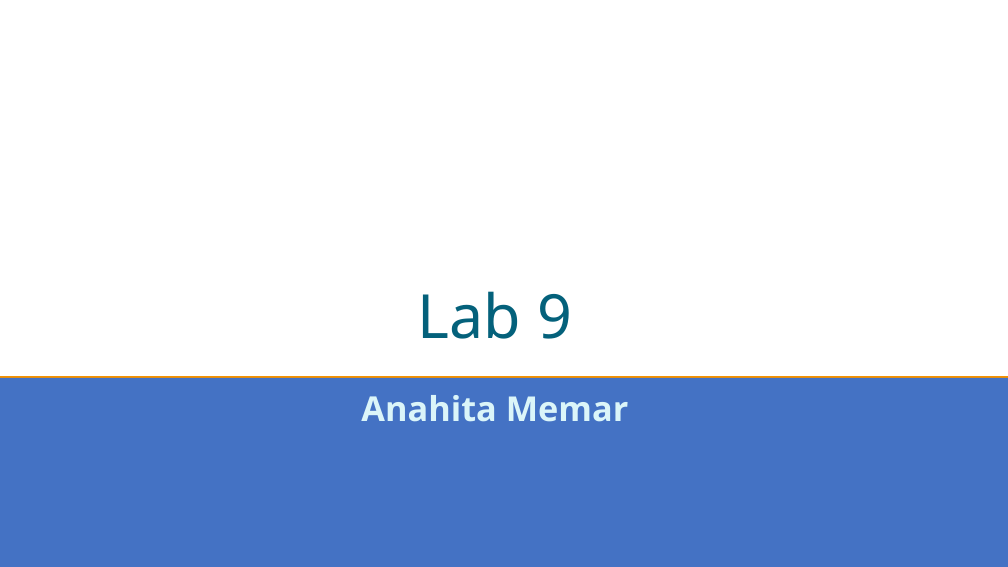
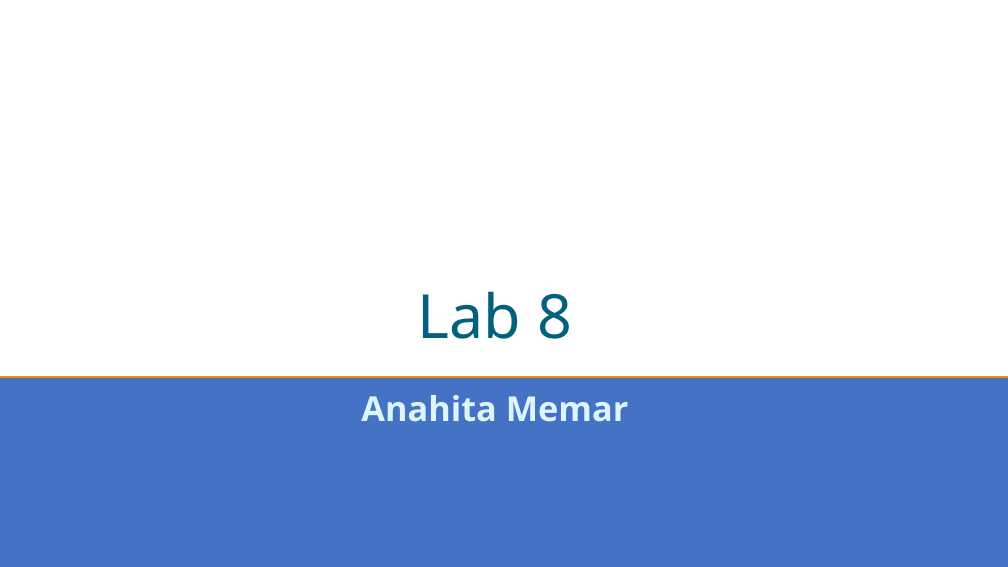
Before and after one commit to KUEECS168/mon-11-00-am-lab08-Anahita1257, a slide deck: slide 1 of Lab8_ana.ppt. Drawn at 1008x567 pixels with LibreOffice and Linux fonts; fonts in the diff are those of the drawing. Boxes give left, top, right and bottom in pixels: in the first picture for what was removed or moved away, otherwise in the second. Text is boxed around its words. In the diff, an @@ line names an element or a change of style, - is before the commit and + after.

```diff
--- a/Lab8_ana.ppt
+++ b/Lab8_ana.ppt
@@ title at <box>418,291,572,339</box>: text changed @@
-Lab 9
+Lab 8
```
Also in this commit, not shown: 1 other slide changed.
